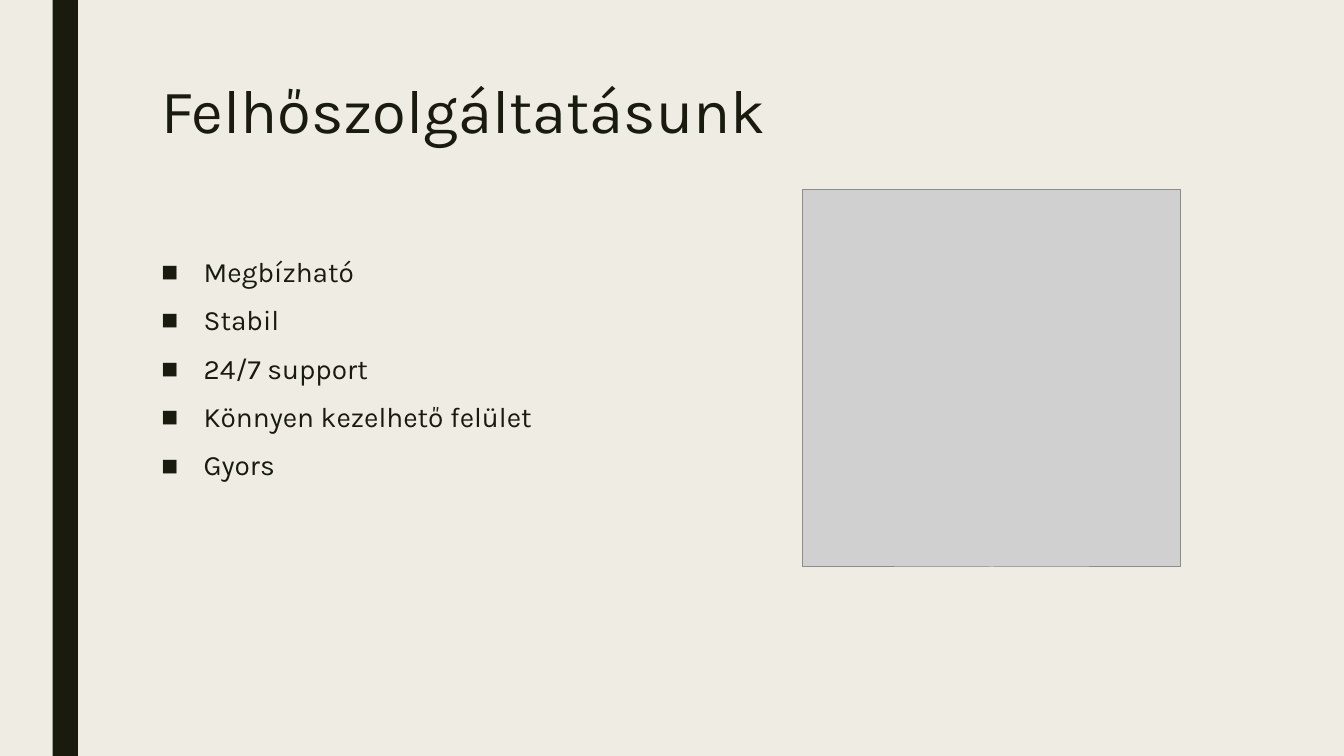
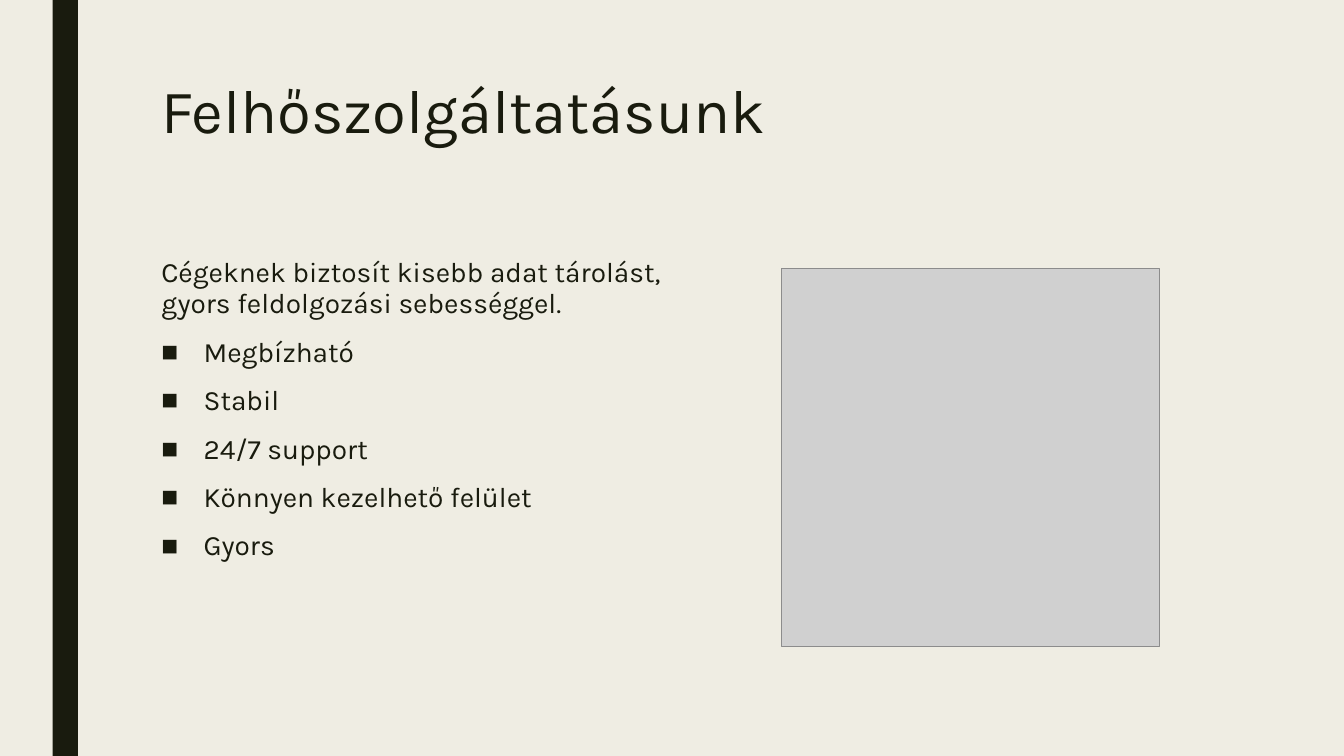
Before and after one commit to HrubosMark/Bobi-KFT, a slide deck: slide 12 of Bobi_Kft.pptx (slide 11 before the commit). Drawn at 1344x756 pixels with LibreOffice and Linux fonts; fonts in the diff are those of the drawing; grey boxes stand for pictures. Boxes give left, top, right and bottom in pixels: in the first picture for what was removed or moved away, otherwise in the second. Text is boxed around its words. In the diff, an @@ line names an element or a change of style, - is before the commit and + after.

```diff
--- a/Bobi_Kft.pptx
+++ b/Bobi_Kft.pptx
@@ text at box(161, 260, 661, 320): paragraph added @@
+Cégeknek biztosít kisebb adat tárolást,
+gyors feldolgozási sebességgel.
@@ picture: place and size @@
-picture at box(803, 190, 1181, 568)
+picture at box(781, 269, 1159, 647)
```
Also in this commit, not shown: 8 other slides changed, 11 slides added, 1 slide removed.
